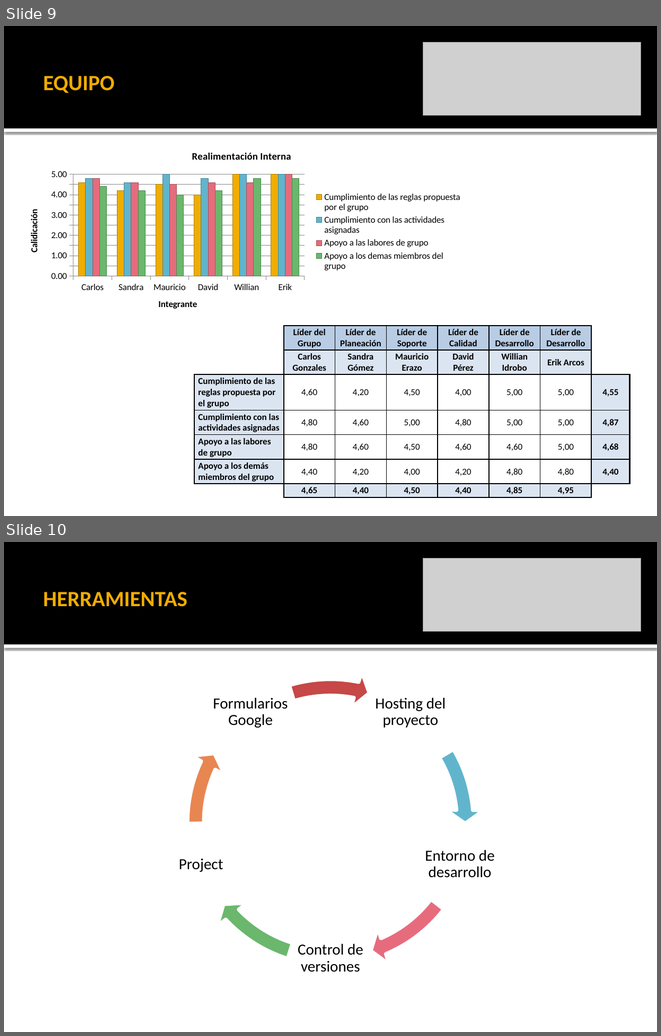
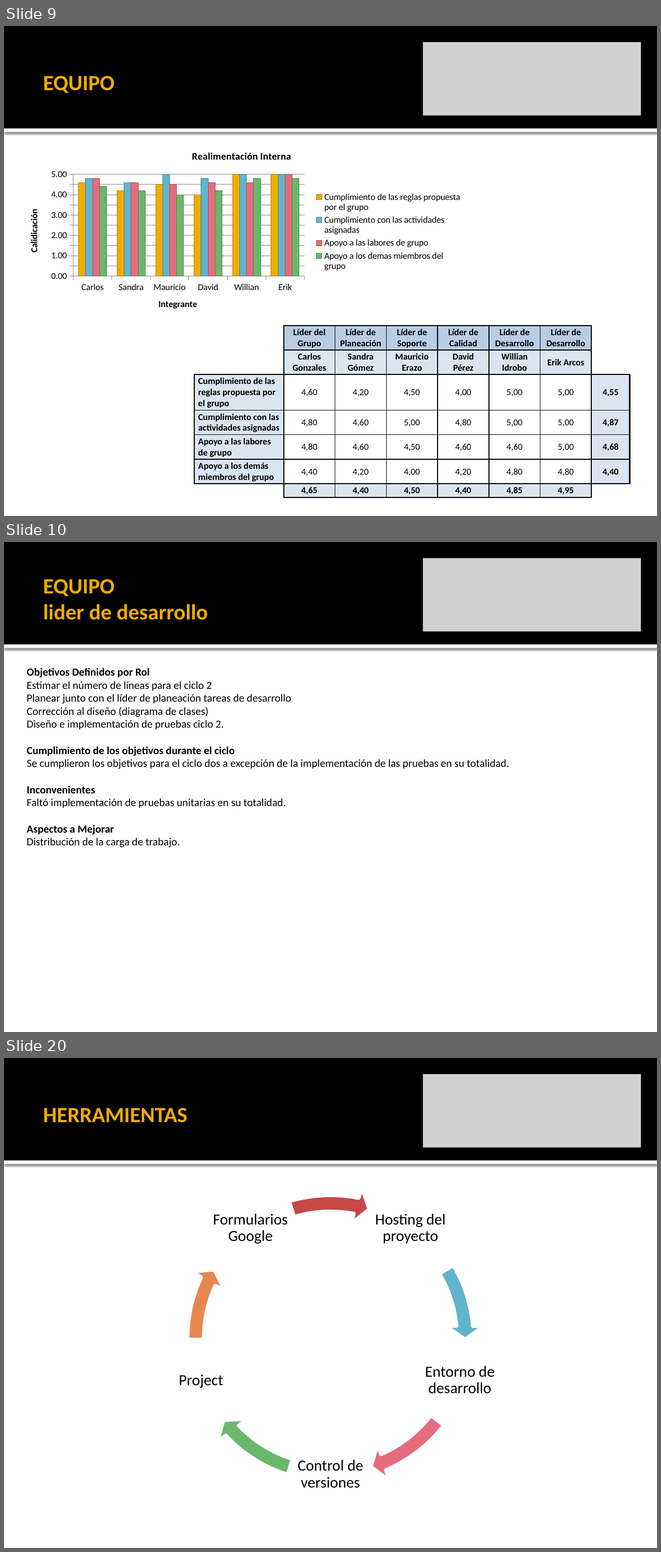
Before and after one commit to leseroth/ingenium-managment, a slide deck: CSOF5101 Ingeniera de Software/TSP/0323PostMortemTSPCiclo2.pptx. Shown one above the other, each under a label of ours: slides 9 and 10 before the commit, slides 9, 10 and 20 after it; the slides between them are not shown. The pictures are 661x1036 and 661x1552 pixels, drawn with LibreOffice and Linux fonts; fonts in the diff are those of the drawing; grey boxes stand for pictures. Boxes give left, top, right and bottom in pixels: in the first picture for what was removed or moved away, otherwise in the second. Text is boxed around its words. In the diff, an @@ line names an element or a change of style, - is before the commit and + after.

```diff
--- a/CSOF5101 Ingeniera de Software/TSP/0323PostMortemTSPCiclo2.pptx
+++ b/CSOF5101 Ingeniera de Software/TSP/0323PostMortemTSPCiclo2.pptx
@@ slide 10 added at (4, 542, 657, 1032), background #FFFFFF; not listed: 2 template elements that a slide beside it also shows @@
@@ picture added at (423, 558, 641, 632) @@
@@ title added at (43, 579, 208, 620), 24 pt, text #F0AD00, bold @@
+EQUIPO
+lider de desarrollo
@@ text added at (27, 668, 509, 847), 12 pt, text #000000 @@
+Objetivos Definidos por Rol
+Estimar el número de líneas para el ciclo 2
+Planear junto con el líder de planeación tareas de desarrollo
+Corrección al diseño (diagrama de clases)
+Diseño e implementación de pruebas ciclo 2.
+Cumplimiento de los objetivos durante el ciclo
+Se cumplieron los objetivos para el ciclo dos a excepción de la implementación de las pruebas en su totalidad.
+Inconvenientes
+Faltó implementación de pruebas unitarias en su totalidad.
+Aspectos a Mejorar
+Distribución de la carga de trabajo.
@@ what was slide 10 is now slide 20 @@
```
Also in this commit, not shown: 2 slides changed, 9 other slides added.
